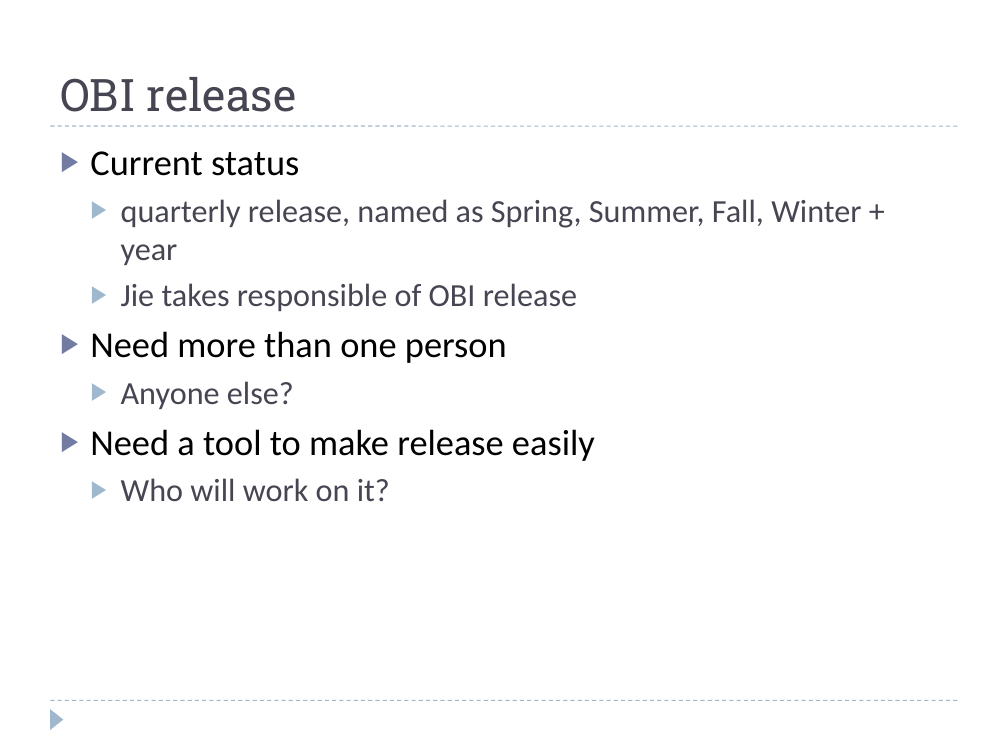
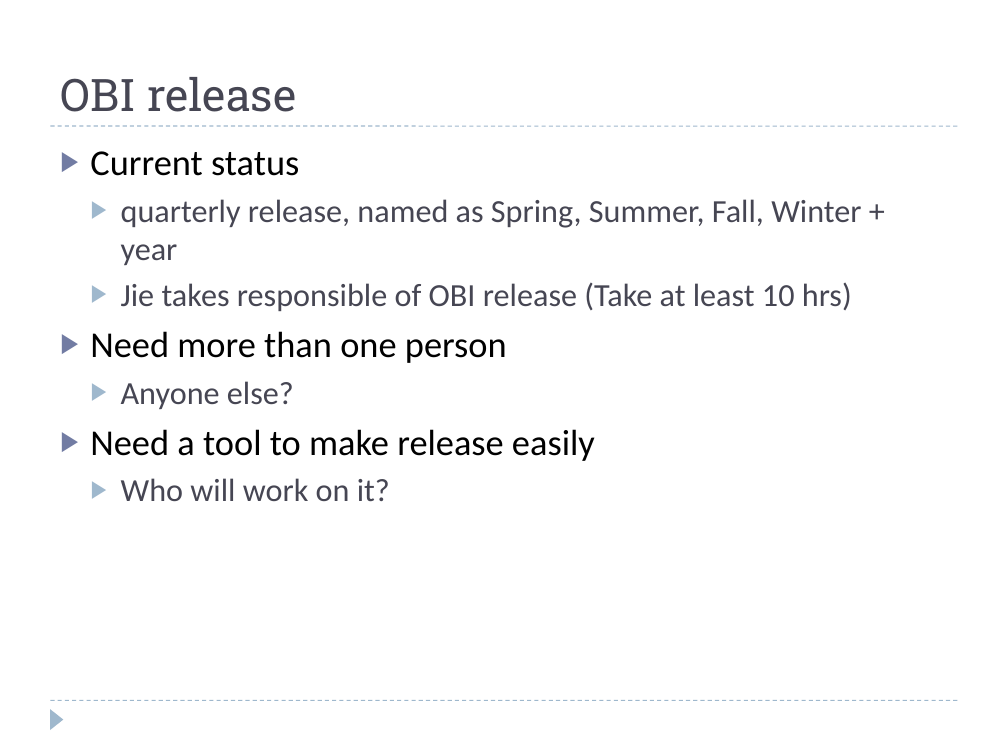
Before and after one commit to obi-ontology/obi-legacy-svn, a slide deck: slide 10 of trunk/docs/presentations/OBI workshop May 2012 Ann Arbor/OBI-tech.ppt. Drawn at 1008x756 pixels with LibreOffice and Linux fonts; fonts in the diff are those of the drawing. Boxes give left, top, right and bottom in pixels: in the first picture for what was removed or moved away, otherwise in the second. Text is boxed around its words. In the diff, an @@ line names an element or a change of style, - is before the commit and + after.

```diff
--- a/trunk/docs/presentations/OBI workshop May 2012 Ann Arbor/OBI-tech.ppt
+++ b/trunk/docs/presentations/OBI workshop May 2012 Ann Arbor/OBI-tech.ppt
@@ text at bbox=[121, 283, 852, 311]: text changed @@
-  ▶ Jie takes responsible of OBI release
+  ▶ Jie takes responsible of OBI release (Take at least 10 hrs)
```
Also in this commit, not shown: 3 other slides changed.
